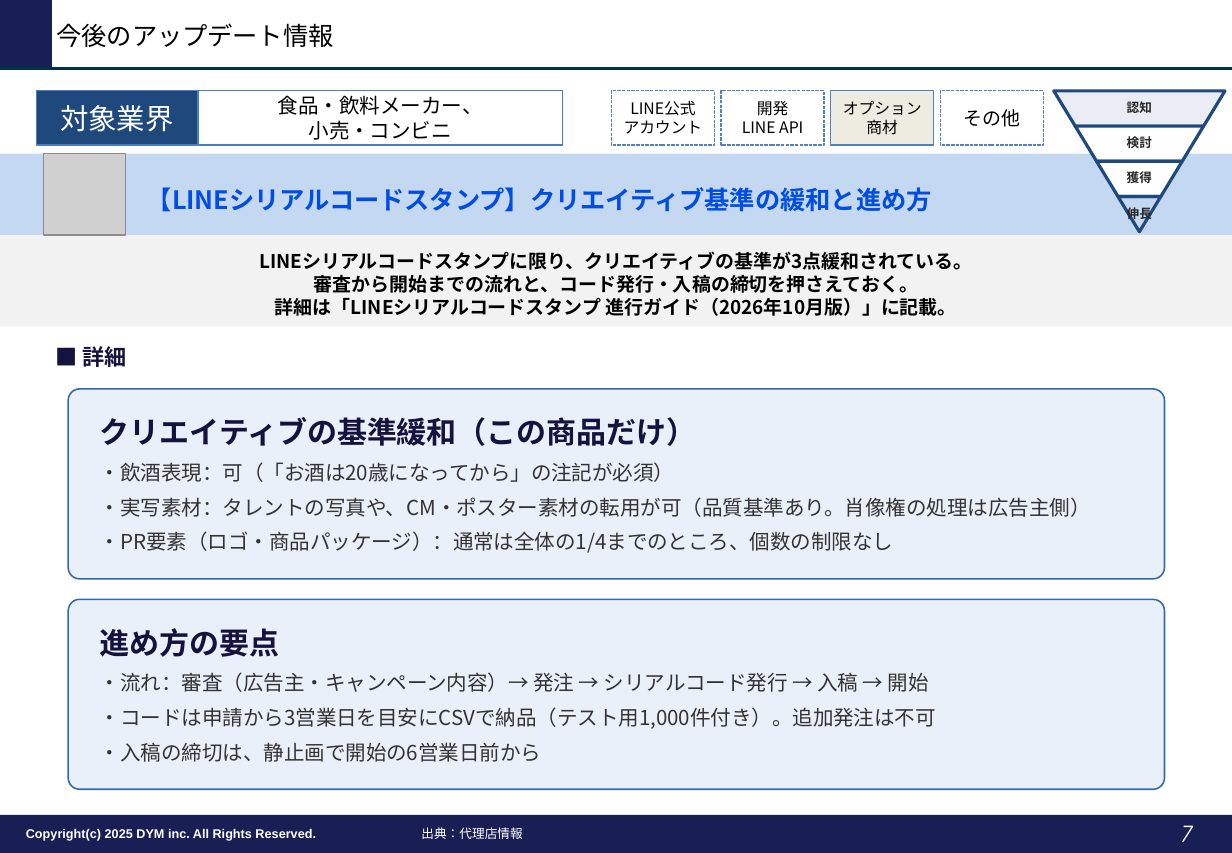
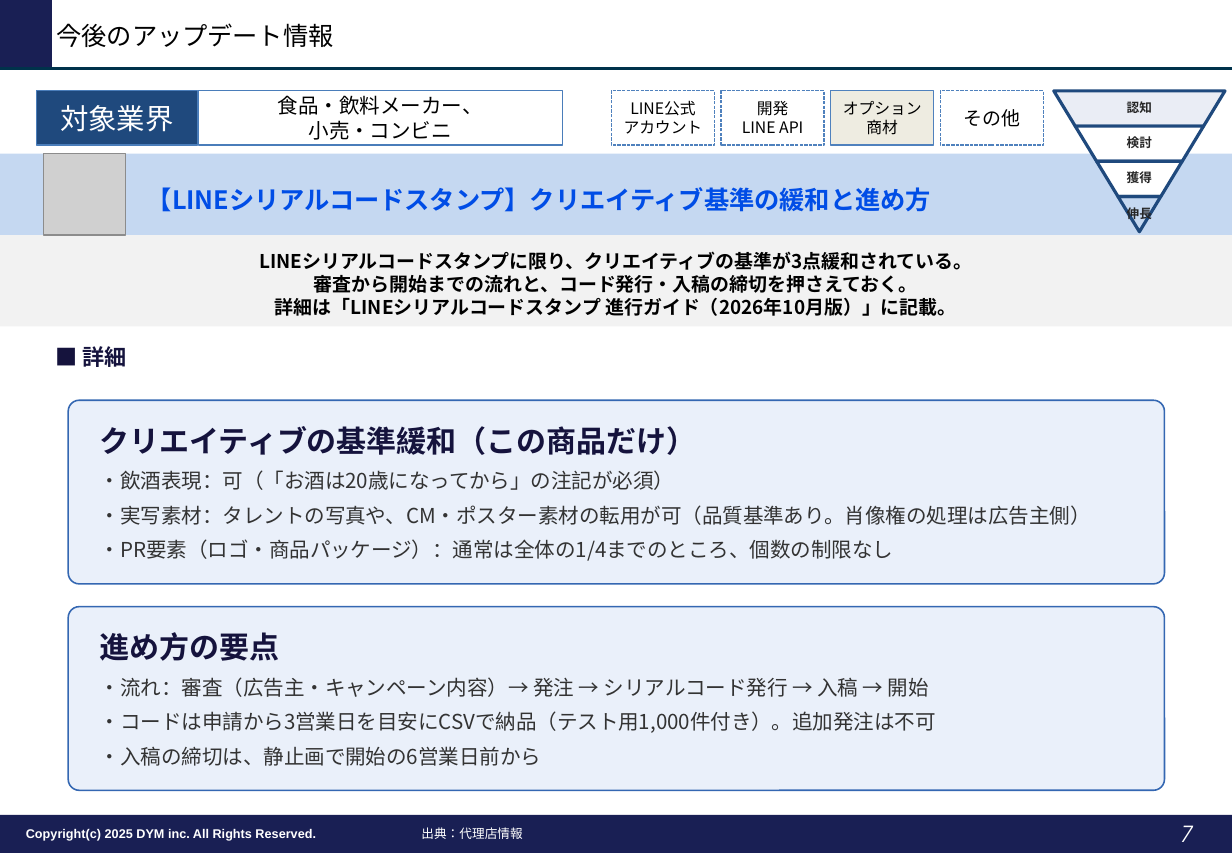
Before and after one commit to tonomura-r-dev/folder, a slide deck: slide 7 of LINEOA媒体最新情報_2026年10月トレンドレポート.pptx. Drawn at 1232x853 pixels with LibreOffice and Linux fonts; fonts in the diff are those of the drawing; grey boxes stand for pictures; background and template pictures are left out. Boxes give left, top, right and bottom in pixels: in the first picture for what was removed or moved away, otherwise in the second. Text is boxed around its words. In the diff, an @@ line names an element or a change of style, - is before the commit and + after.

```diff
--- a/LINEOA媒体最新情報_2026年10月トレンドレポート.pptx
+++ b/LINEOA媒体最新情報_2026年10月トレンドレポート.pptx
@@ rounded rectangle "クリエイティブの基準緩和（この商品だけ）" resized from (x1=68, y1=389, x2=1165, y2=579) to (x1=68, y1=400, x2=1165, y2=585) @@
@@ rounded rectangle "進め方の要点" resized from (x1=68, y1=600, x2=1165, y2=789) to (x1=68, y1=606, x2=1165, y2=791) @@
```
Also in this commit, not shown: 4 other slides changed, 1 other file.
